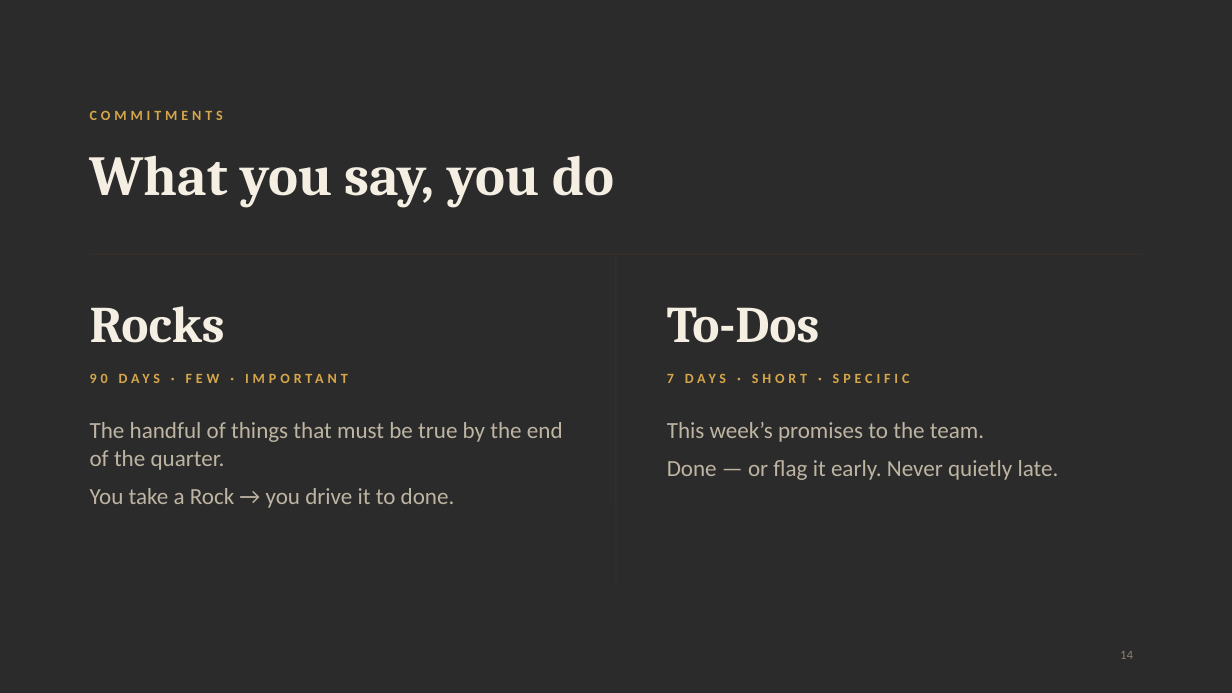
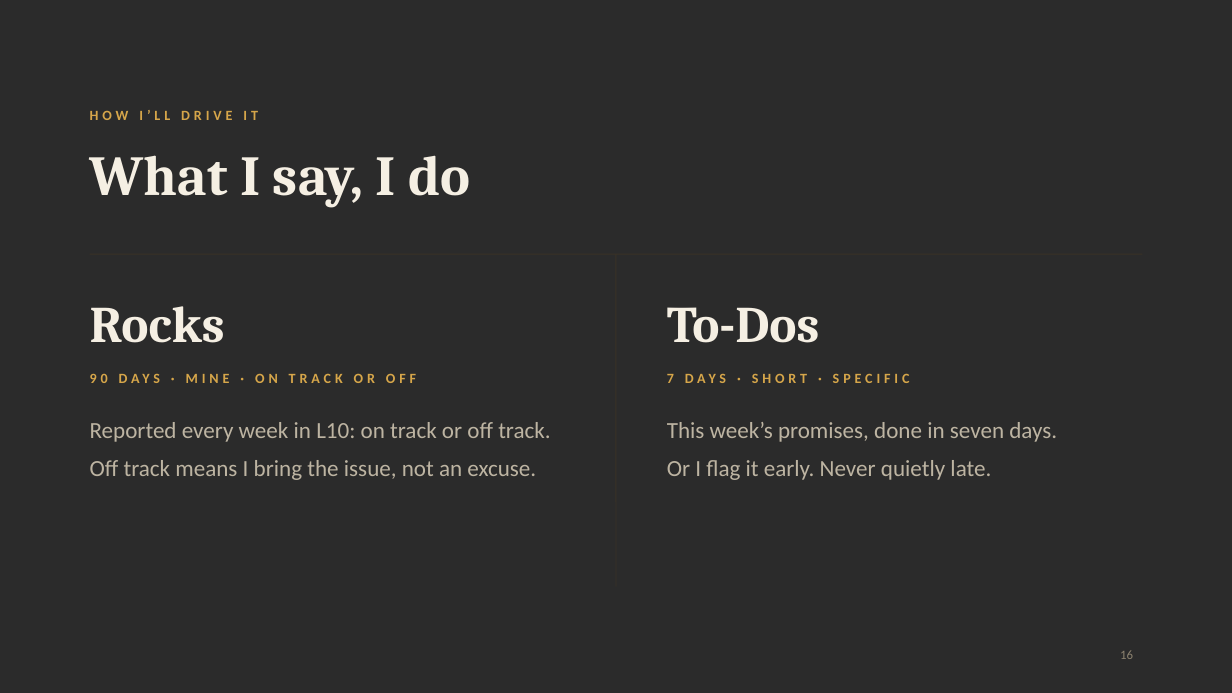
Before and after one commit to jpzllkfl/ace-design-presentation, a slide deck: slide 16 of ACE-Design-Review.pptx (slide 14 before the commit). Drawn at 1232x693 pixels with LibreOffice and Linux fonts; fonts in the diff are those of the drawing; background and template pictures are left out; a plain dark background stands for a picture behind light text. Boxes give left, top, right and bottom in pixels: in the first picture for what was removed or moved away, otherwise in the second. Text is boxed around its words. In the diff, an @@ line names an element or a change of style, - is before the commit and + after.

```diff
--- a/ACE-Design-Review.pptx
+++ b/ACE-Design-Review.pptx
@@ text at [90, 110, 258, 120]: text changed @@
-COMMITMENTS
+HOW I’LL DRIVE IT
@@ title at [90, 155, 470, 207]: text changed @@
-What you say, you do
+What I say, I do
@@ text at [90, 370, 566, 397]: text changed @@
-90 DAYS · FEW · IMPORTANT
+90 DAYS · MINE · ON TRACK OR OFF
@@ text at [90, 422, 550, 480]: text changed @@
-The handful of things that must be true by the end of the quarter.
-You take a Rock → you drive it to done.
+Reported every week in L10: on track or off track.
+Off track means I bring the issue, not an excuse.
@@ text at [667, 422, 1057, 480]: text changed @@
-This week’s promises to the team.
-Done — or flag it early. Never quietly late.
+This week’s promises, done in seven days.
+Or I flag it early. Never quietly late.
@@ page number at [1120, 650, 1133, 659]: text changed @@
-14
+16
```
Also in this commit, not shown: 9 other slides changed, 6 slides added, 5 slides removed, 4 other files.
